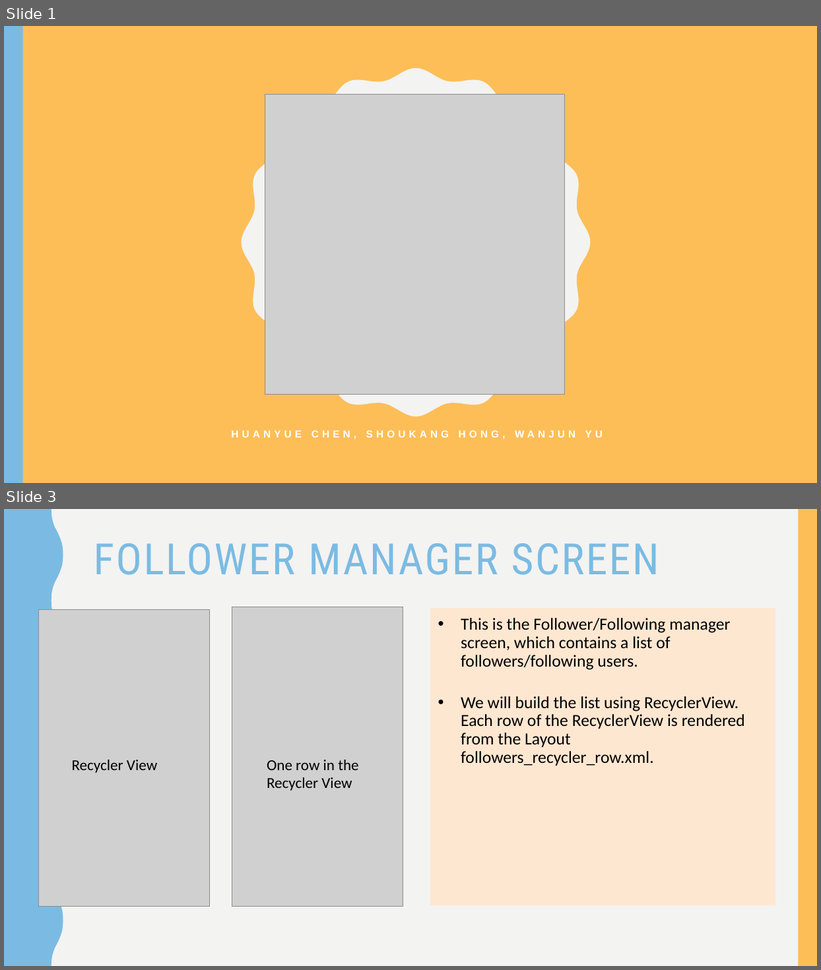
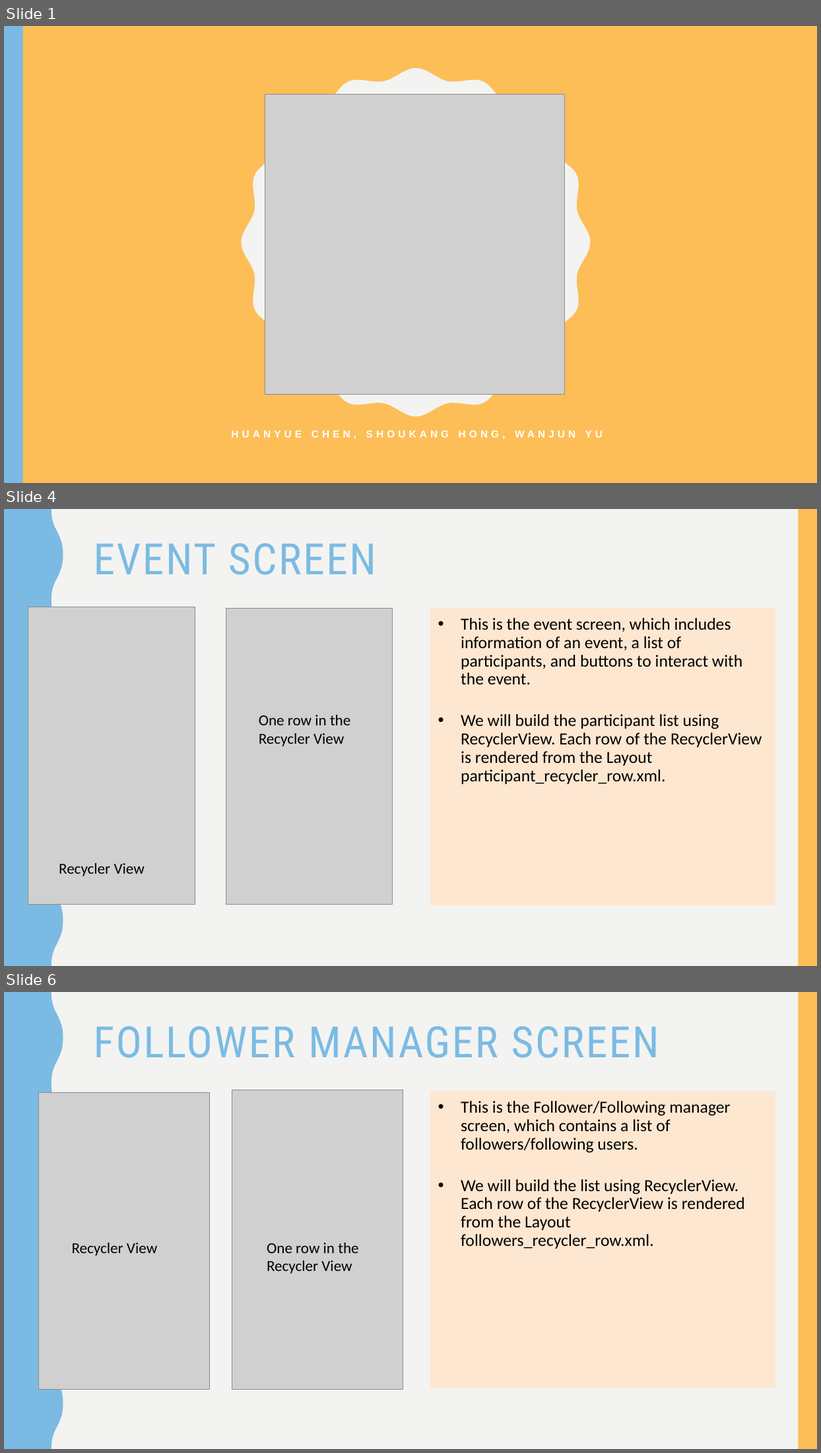
Before and after one commit to ahKumquat/Universe, a slide deck: UniVerse_Project Front End.pptx. Shown one above the other, each under a label of ours: slides 1 and 3 before the commit, slides 1, 4 and 6 after it; the slides between them are not shown. The pictures are 821x970 and 821x1453 pixels, drawn with LibreOffice and Linux fonts; fonts in the diff are those of the drawing; grey boxes stand for pictures. Boxes give left, top, right and bottom in pixels: in the first picture for what was removed or moved away, otherwise in the second. Text is boxed around its words. In the diff, an @@ line names an element or a change of style, - is before the commit and + after.

```diff
--- a/UniVerse_Project Front End.pptx
+++ b/UniVerse_Project Front End.pptx
@@ slide 4 added at (4, 509, 817, 966), background #F3F3F2; not listed: 2 template elements that a slide beside it also shows @@
@@ title added at (94, 543, 376, 575), 51 pt, text #7BBBE3 @@
+EVENT SCREEN
@@ picture added at (28, 607, 195, 905) @@
@@ picture added at (226, 609, 393, 905) @@
@@ rectangle added at (431, 609, 775, 906), fill #FEE8D1 at 90% opacity, outline #FEE8D1 1 pt @@
@@ text added at (461, 618, 762, 784), 20 pt, text #000000 @@
+  • This is the event screen, which includes information of an event, a list of participants, and buttons to interact with the event.
+  • We will build the participant list using RecyclerView. Each row of the RecyclerView is rendered from the Layout participant_recycler_row.xml.
@@ text added at (259, 715, 350, 747), 18 pt, text #000000 @@
+One row in the Recycler View
@@ text added at (59, 863, 145, 877), 18 pt, text #000000 @@
+Recycler View
@@ what was slide 3 is now slide 6 @@
```
Also in this commit, not shown: 1 slide changed, 2 other slides added, 5 other files.
